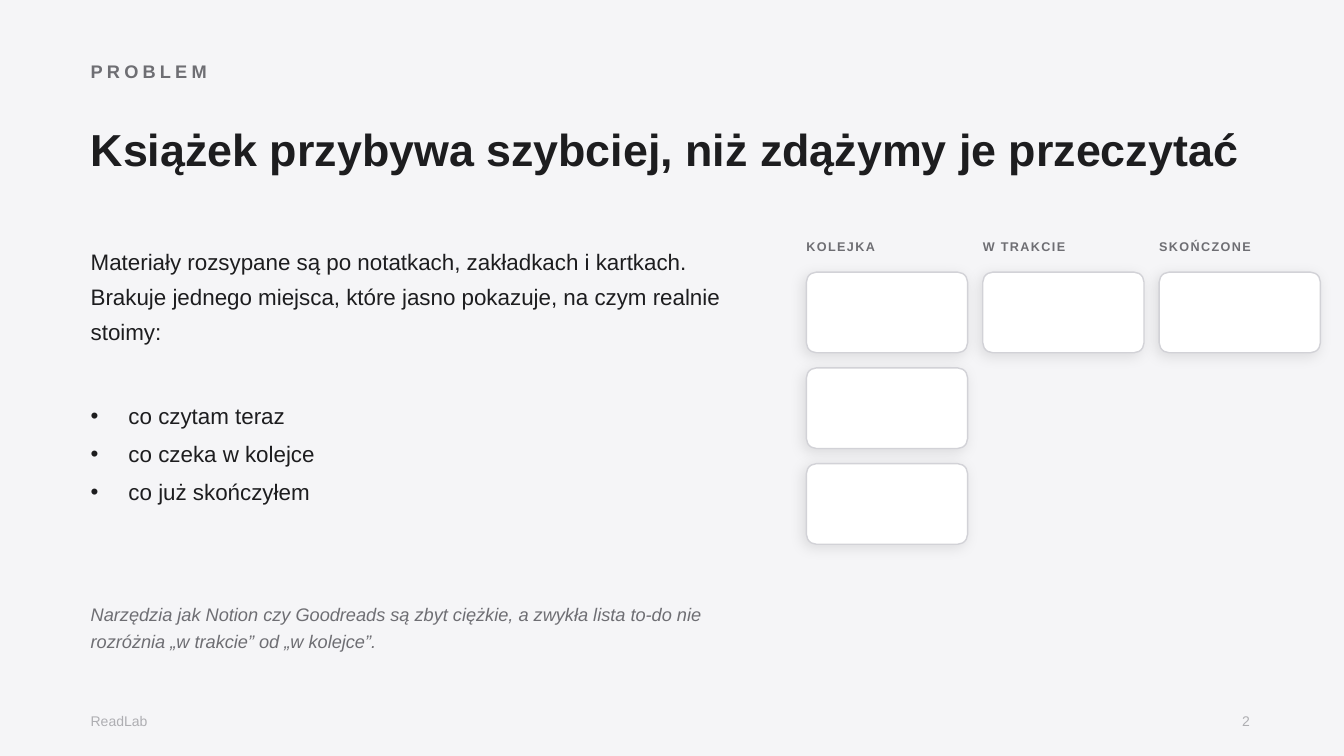
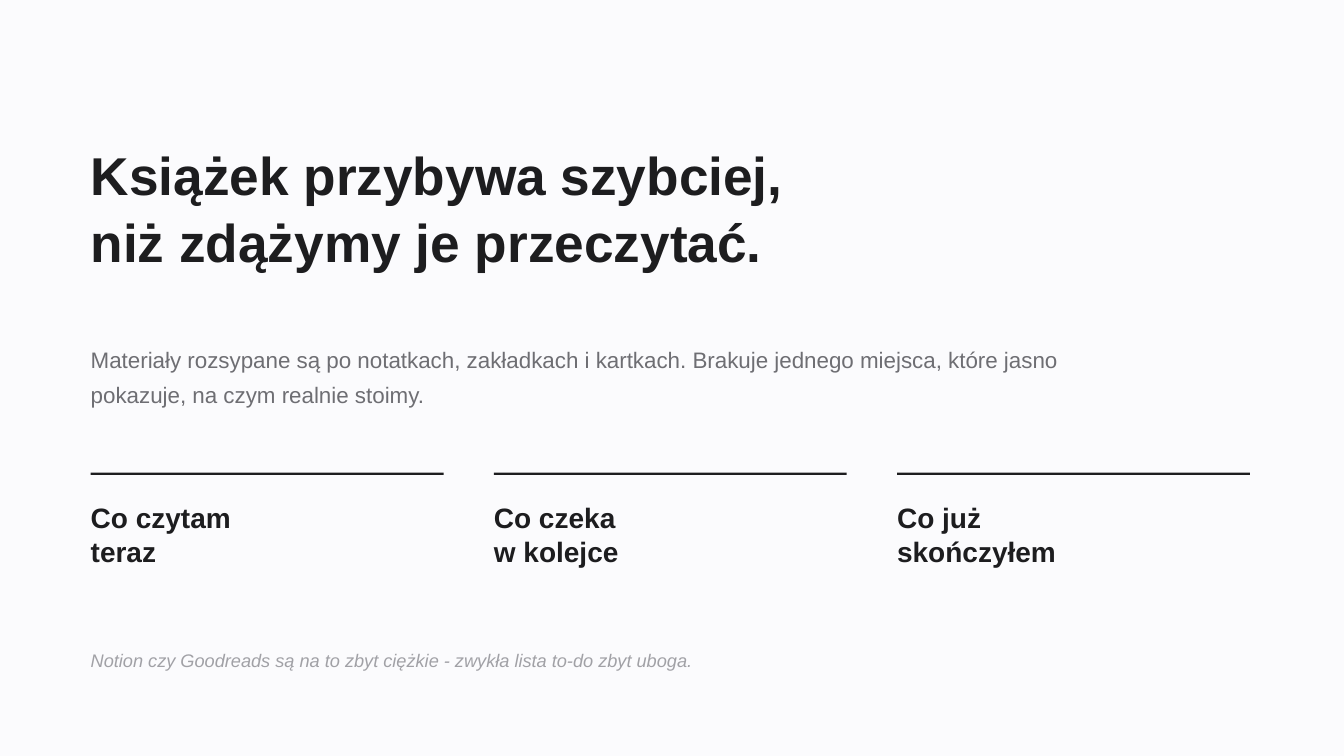
Before and after one commit to neumann1337/readlab, a slide deck: slide 2 of docs/ReadLab-prezentacja.pptx. Drawn at 1344x756 pixels with LibreOffice and Linux fonts; fonts in the diff are those of the drawing. Boxes give left, top, right and bottom in pixels: in the first picture for what was removed or moved away, otherwise in the second. Text is boxed around its words. In the diff, an @@ line names an element or a change of style, - is before the commit and + after.

```diff
--- a/docs/ReadLab-prezentacja.pptx
+++ b/docs/ReadLab-prezentacja.pptx
@@ background #F5F5F7 to #FBFBFD @@
@@ text removed at [91,65,207,78] @@
-PROBLEM
@@ text at [91,156,783,272]: text changed; size 32 to 38 pt @@
-Książek przybywa szybciej, niż zdążymy je przeczytać
+Książek przybywa szybciej,
+niż zdążymy je przeczytać.
@@ text removed at [806,242,875,251] @@
-KOLEJKA
@@ text removed at [983,242,1065,251] @@
-W TRAKCIE
@@ text removed at [1159,242,1251,251] @@
-SKOŃCZONE
@@ rounded rectangle removed at [807,272,968,353] @@
@@ rounded rectangle removed at [983,272,1144,353] @@
@@ rounded rectangle removed at [1159,272,1321,353] @@
@@ text at [91,351,1057,408]: text changed; text colour #1D1D1F to #6E6E73 @@
-Materiały rozsypane są po notatkach, zakładkach i kartkach. Brakuje jednego miejsca, które jasno pokazuje, na czym realnie stoimy:
+Materiały rozsypane są po notatkach, zakładkach i kartkach. Brakuje jednego miejsca, które jasno pokazuje, na czym realnie stoimy.
@@ rounded rectangle removed at [807,368,968,449] @@
@@ line added from (91, 474) to (444, 474), #1D1D1F 1.5 pt @@
@@ line added from (494, 474) to (847, 474), #1D1D1F 1.5 pt @@
@@ rounded rectangle removed at [807,464,968,544] @@
@@ line added from (897, 474) to (1250, 474), #1D1D1F 1.5 pt @@
@@ text added at [91,508,231,563], 20 pt, text #1D1D1F, bold @@
+Co czytam
+teraz
@@ text at [494,507,618,567]: text changed; size 16 to 20 pt; bold on @@
-• co czytam teraz
-• co czeka w kolejce
-• co już skończyłem
+Co czeka
+w kolejce
@@ text added at [897,507,1056,567], 20 pt, text #1D1D1F, bold @@
+Co już
+skończyłem
@@ text at [91,654,693,671]: text changed; text colour #6E6E73 to #A1A1A6 @@
-Narzędzia jak Notion czy Goodreads są zbyt ciężkie, a zwykła lista to-do nie rozróżnia „w trakcie” od „w kolejce”.
+Notion czy Goodreads są na to zbyt ciężkie - zwykła lista to-do zbyt uboga.
@@ text removed at [91,716,148,726] @@
-ReadLab
@@ text removed at [1242,716,1250,726] @@
-2
```
Also in this commit, not shown: 3 other slides changed, 6 slides added, 6 slides removed, 3 other files.
